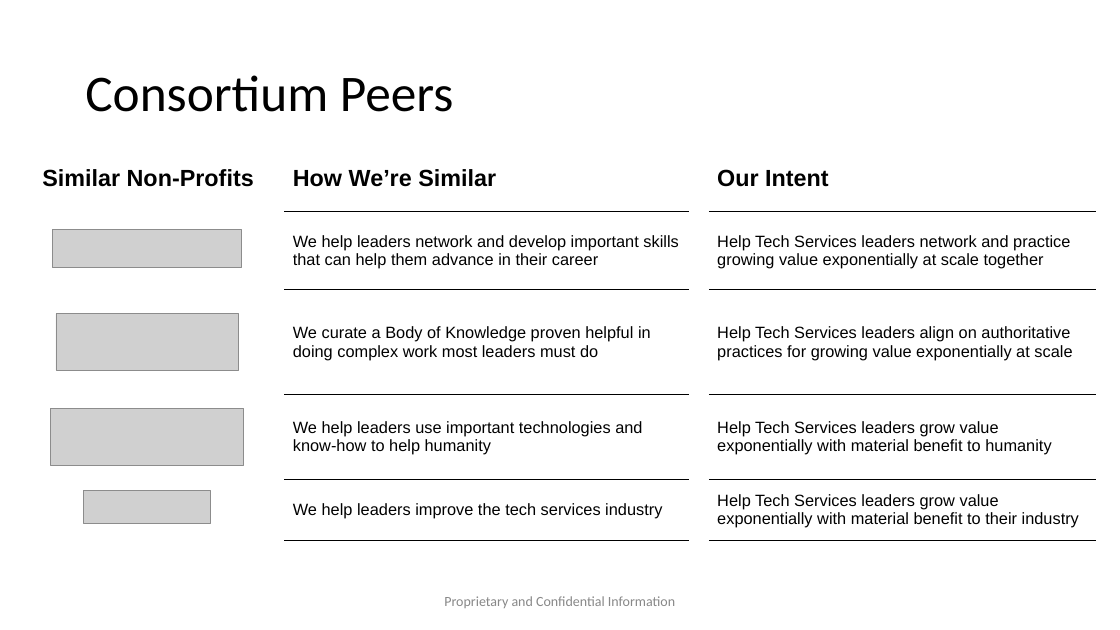
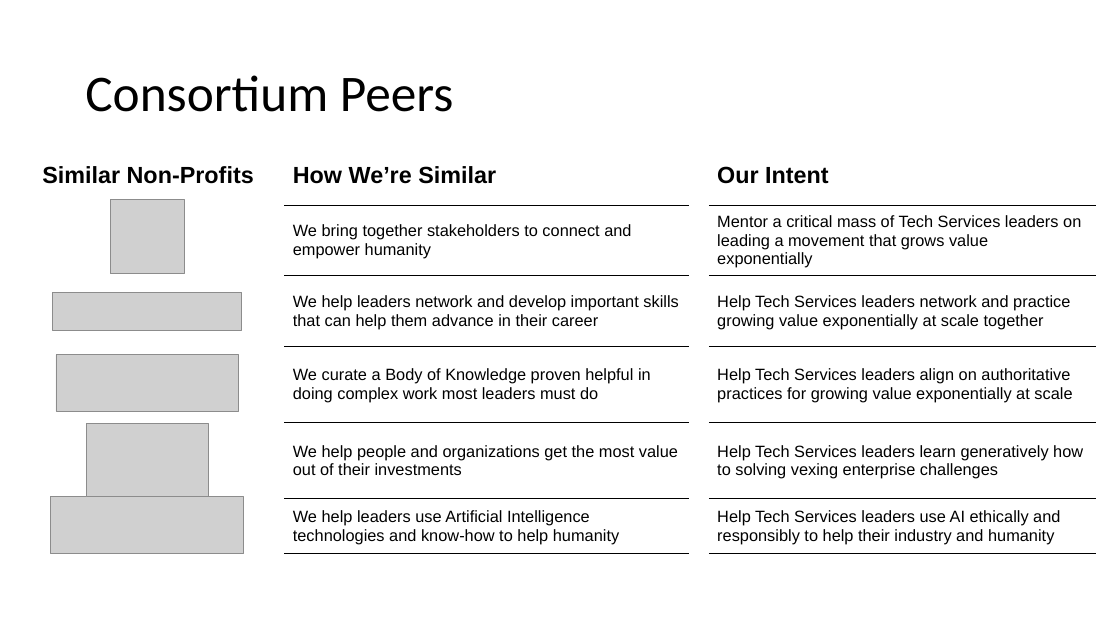
Before and after one commit to AccelRR8-Consortium-NonProfit/Management-Public, a slide deck: slide 11 of docs/1_Integration/1b_Strategy/AccelRR8 Consortium Non-Profit Organization Strategy.pptx (slide 13 before the commit). Drawn at 1120x630 pixels with LibreOffice and Linux fonts; fonts in the diff are those of the drawing; grey boxes stand for pictures; background and template pictures are left out. Boxes give left, top, right and bottom in pixels: in the first picture for what was removed or moved away, otherwise in the second. Text is boxed around its words. In the diff, an @@ line names an element or a change of style, - is before the commit and + after.

```diff
--- a/docs/1_Integration/1b_Strategy/AccelRR8 Consortium Non-Profit Organization Strategy.pptx
+++ b/docs/1_Integration/1b_Strategy/AccelRR8 Consortium Non-Profit Organization Strategy.pptx
@@ table at <box>12,145,1096,554</box> @@
+row 2:  | We bring together stakeholders to connect and empower humanity |  | Mentor a critical mass of Tech Services leaders on leading a movement that grows value exponentially
-row 5, column 2: We help leaders use important technologies and know-how to help humanity
+row 5, column 2: We help people and organizations get the most value out of their investments
-row 5, column 4: Help Tech Services leaders grow value exponentially with material benefit to humanity
+row 5, column 4: Help Tech Services leaders learn generatively how to solving vexing enterprise challenges
-row 6, column 2: We help leaders improve the tech services industry
+row 6, column 2: We help leaders use Artificial Intelligence technologies and know-how to help humanity
-row 6, column 4: Help Tech Services leaders grow value exponentially with material benefit to their industry
+row 6, column 4: Help Tech Services leaders use AI ethically and responsibly to help their industry and humanity
@@ picture added at <box>110,200,184,274</box> @@
@@ picture: place and size @@
-picture at <box>52,229,242,267</box>
+picture at <box>52,292,242,330</box>
@@ picture: place and size @@
-picture at <box>56,314,239,371</box>
+picture at <box>56,355,239,411</box>
@@ picture added at <box>87,424,208,497</box> @@
@@ picture: place and size @@
-picture at <box>50,408,244,465</box>
+picture at <box>50,497,244,555</box>
@@ picture removed at <box>83,491,211,523</box> @@
@@ text removed at <box>444,596,675,608</box> @@
-Proprietary and Confidential Information
```
Also in this commit, not shown: 20 other slides changed, 8 slides removed, 35 other files.
